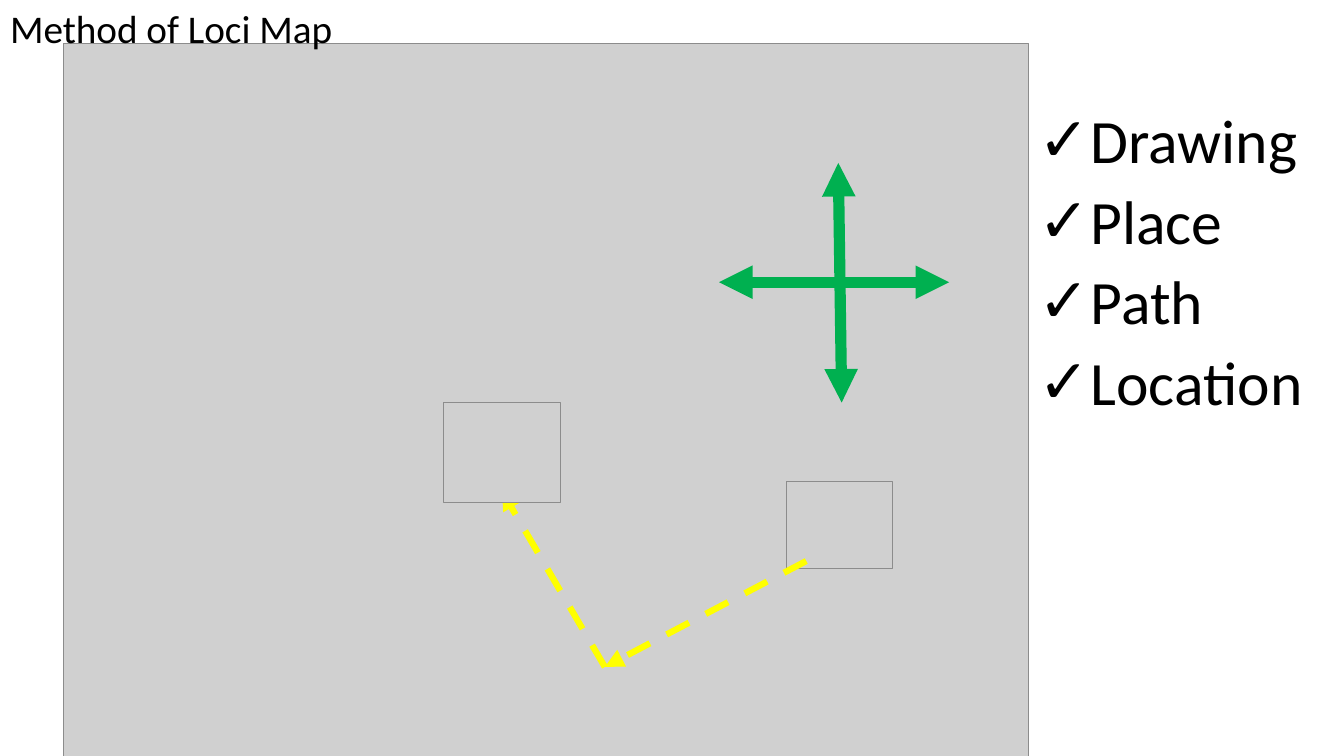
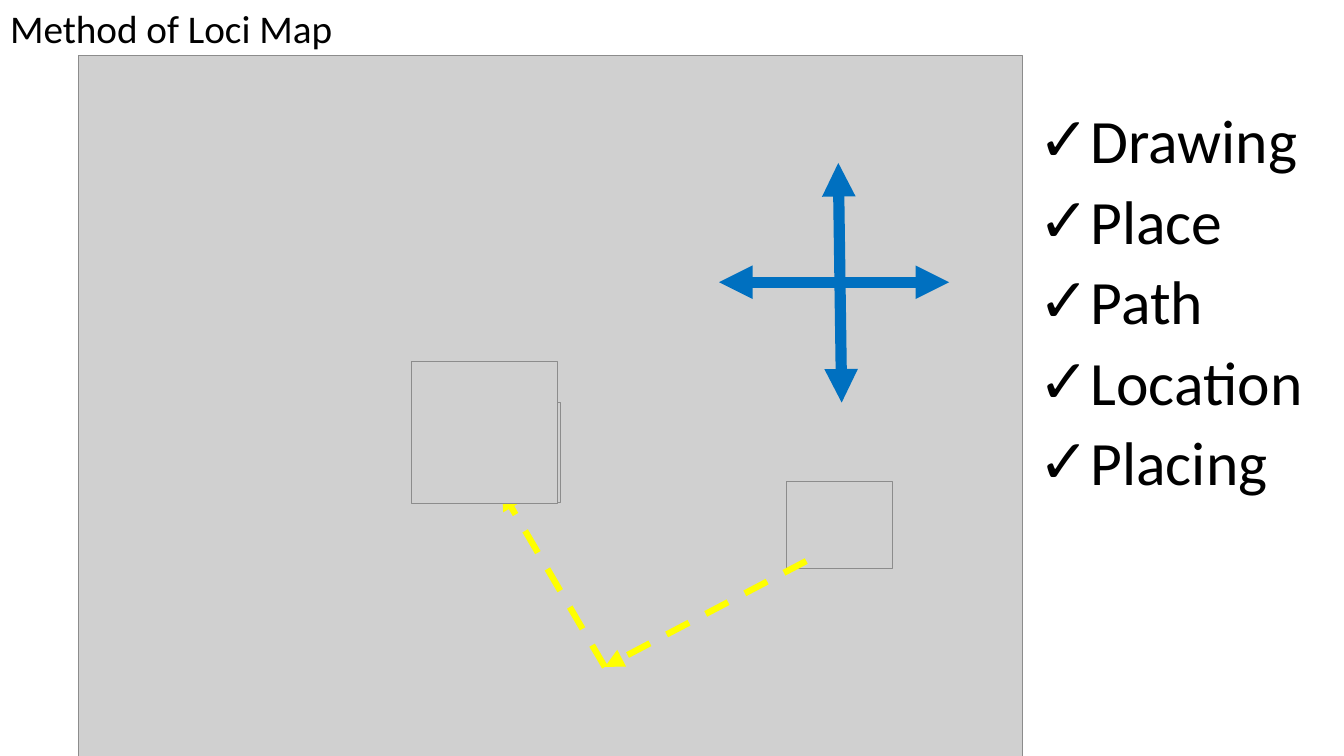
Before and after one commit to codeAligned/rw, a slide deck: slide 12 of dm1/minitalks/ron/knowing_ds/know_ds_rn.pptx (slide 11 before the commit). Drawn at 1344x756 pixels with LibreOffice and Linux fonts; fonts in the diff are those of the drawing; grey boxes stand for pictures. Boxes give left, top, right and bottom in pixels: in the first picture for what was removed or moved away, otherwise in the second. Text is boxed around its words. In the diff, an @@ line names an element or a change of style, - is before the commit and + after.

```diff
--- a/dm1/minitalks/ron/knowing_ds/know_ds_rn.pptx
+++ b/dm1/minitalks/ron/knowing_ds/know_ds_rn.pptx
@@ picture resized from (x1=64, y1=43, x2=1029, y2=756) to (x1=79, y1=55, x2=1022, y2=756) @@
@@ double arrow (842, 402) - (839, 163): stroke #00B050 8 pt to #0070C0 8 pt @@
@@ double arrow (950, 282) - (719, 282): stroke #00B050 8 pt to #0070C0 8 pt @@
@@ picture added at (x1=412, y1=362, x2=558, y2=504) @@
@@ text at (x1=1091, y1=442, x2=1268, y2=496): paragraph added @@
+✓ Placing
```
Also in this commit, not shown: 4 other slides changed, 1 slide added, 3 other files.
